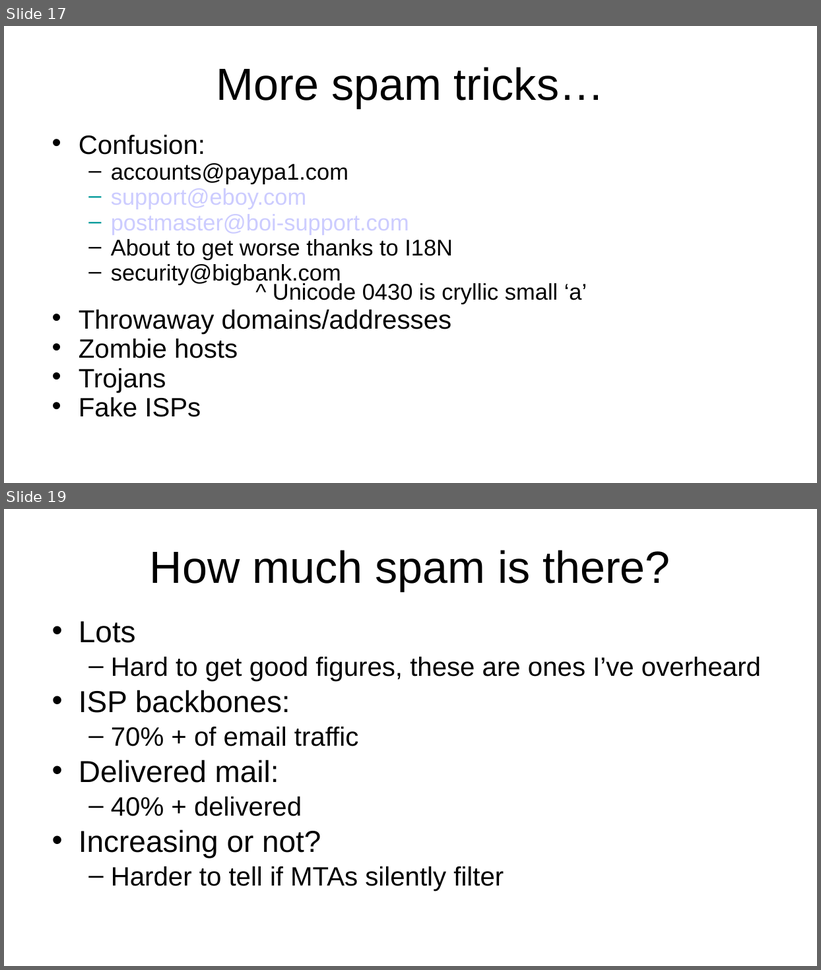
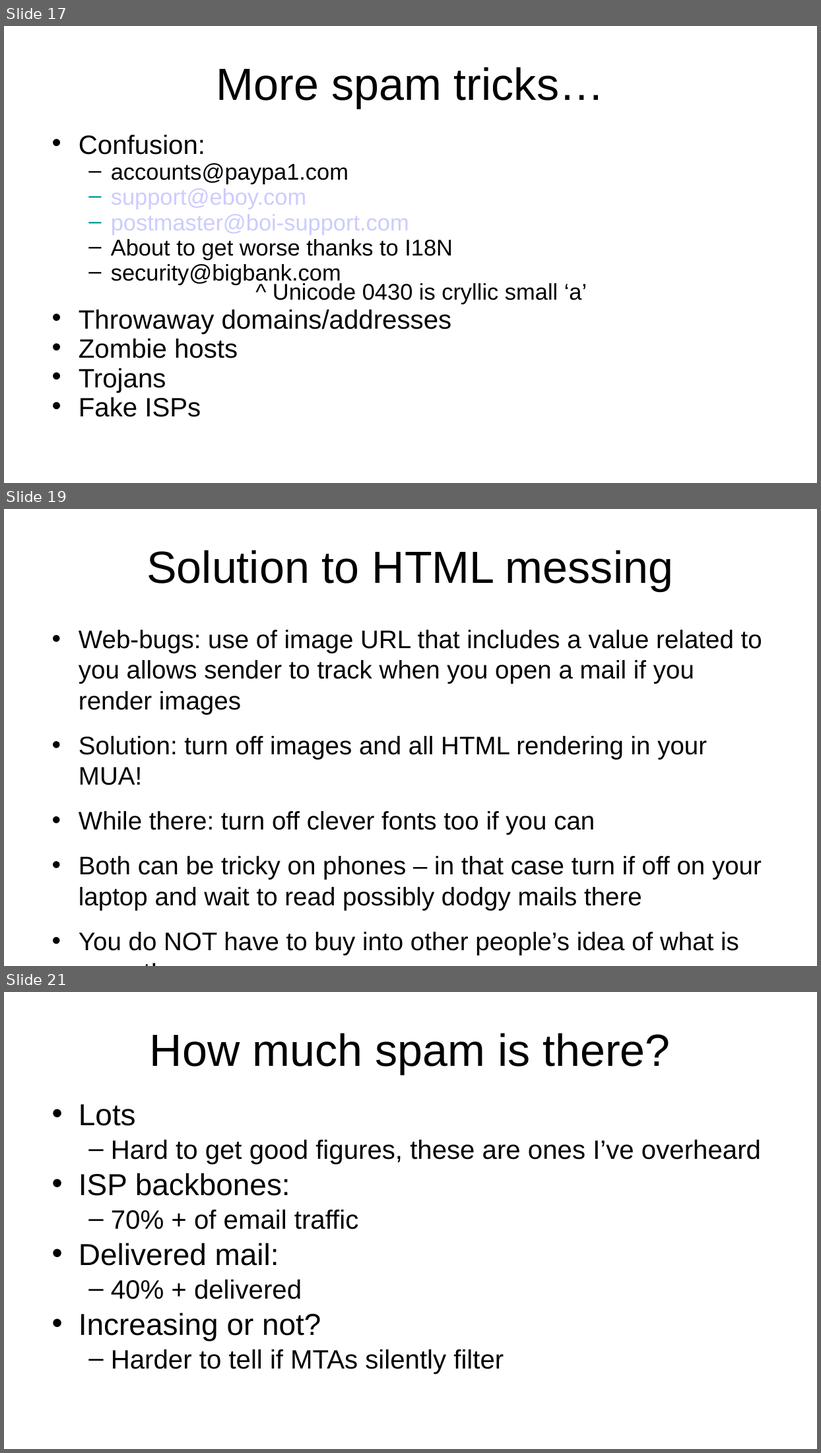
Before and after one commit to sftcd/witidtm, a slide deck: lectures/2020-2021/800-mail.odp. Shown one above the other, each under a label of ours: slides 17 and 19 before the commit, slides 17, 19 and 21 after it; the slides between them are not shown. The pictures are 821x970 and 821x1453 pixels, drawn with LibreOffice and Linux fonts; fonts in the diff are those of the drawing. Boxes give left, top, right and bottom in pixels: in the first picture for what was removed or moved away, otherwise in the second. Text is boxed around its words. In the diff, an @@ line names an element or a change of style, - is before the commit and + after.

```diff
--- a/lectures/2020-2021/800-mail.odp
+++ b/lectures/2020-2021/800-mail.odp
@@ slide 19 added at (4,509,817,966), background #FFFFFF @@
@@ title added at (147,550,673,591), 44 pt, text #000000 @@
+Solution to HTML messing
@@ text added at (79,630,762,955), 24.8 pt, text #000000 @@
+• Web-bugs: use of image URL that includes a value related to you allows sender to track when you open a mail if you render images
+• Solution: turn off images and all HTML rendering in your MUA!
+• While there: turn off clever fonts too if you can
+• Both can be tricky on phones – in that case turn if off on your laptop and wait to read possibly dodgy mails there
+• You do NOT have to buy into other people’s idea of what is urgent!
@@ what was slide 19 is now slide 21 @@
```
Also in this commit, not shown: 1 slide changed, 2 other slides added, 1 other file.
